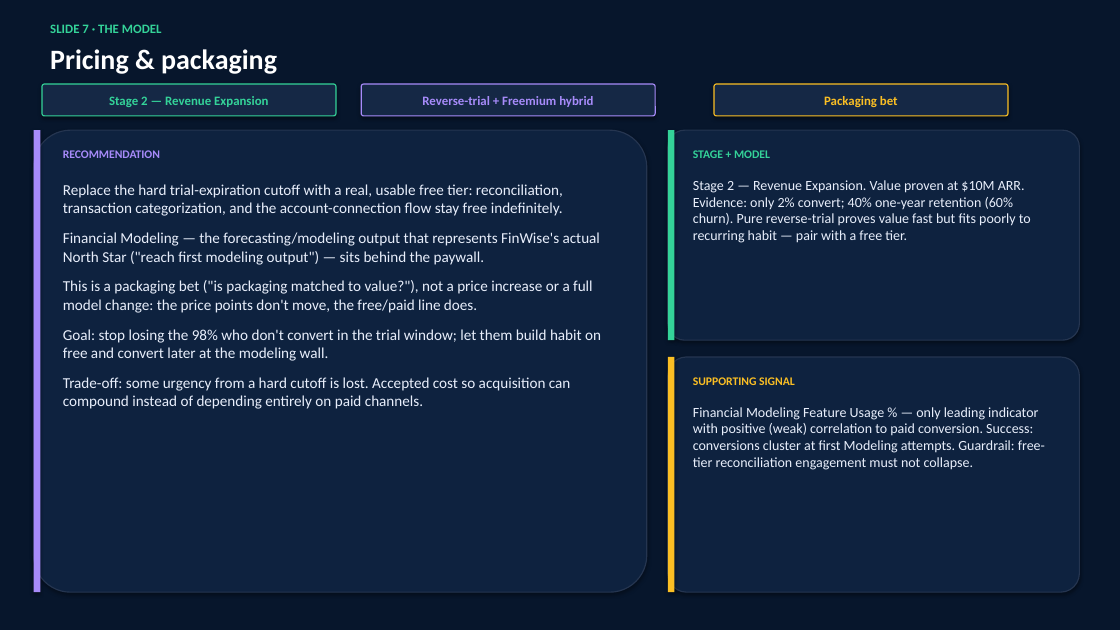
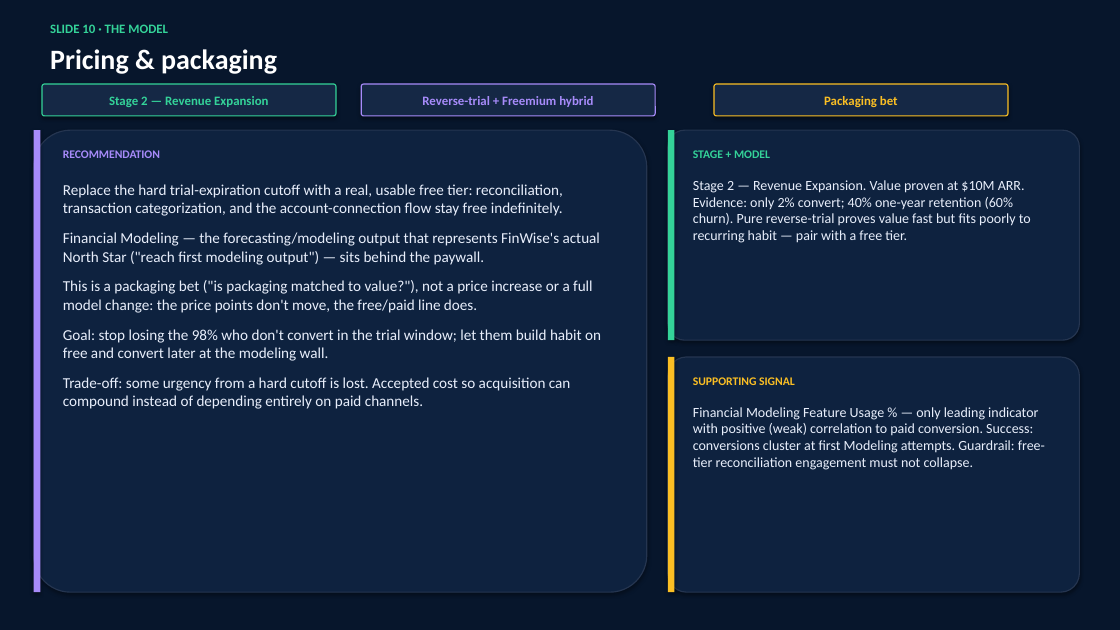
Before and after one commit to Sn-kodali/product-analytics-and-experimentation, a slide deck: slide 7 of FinWise-Pitch.pptx. Drawn at 1120x630 pixels with LibreOffice and Linux fonts; fonts in the diff are those of the drawing. Boxes give left, top, right and bottom in pixels: in the first picture for what was removed or moved away, otherwise in the second. Text is boxed around its words. In the diff, an @@ line names an element or a change of style, - is before the commit and + after.

```diff
--- a/FinWise-Pitch.pptx
+++ b/FinWise-Pitch.pptx
@@ text at bbox=[50, 24, 168, 33]: text changed @@
-SLIDE 7 · THE MODEL
+SLIDE 10 · THE MODEL
```
Also in this commit, not shown: 6 other slides changed, 1 other file.
